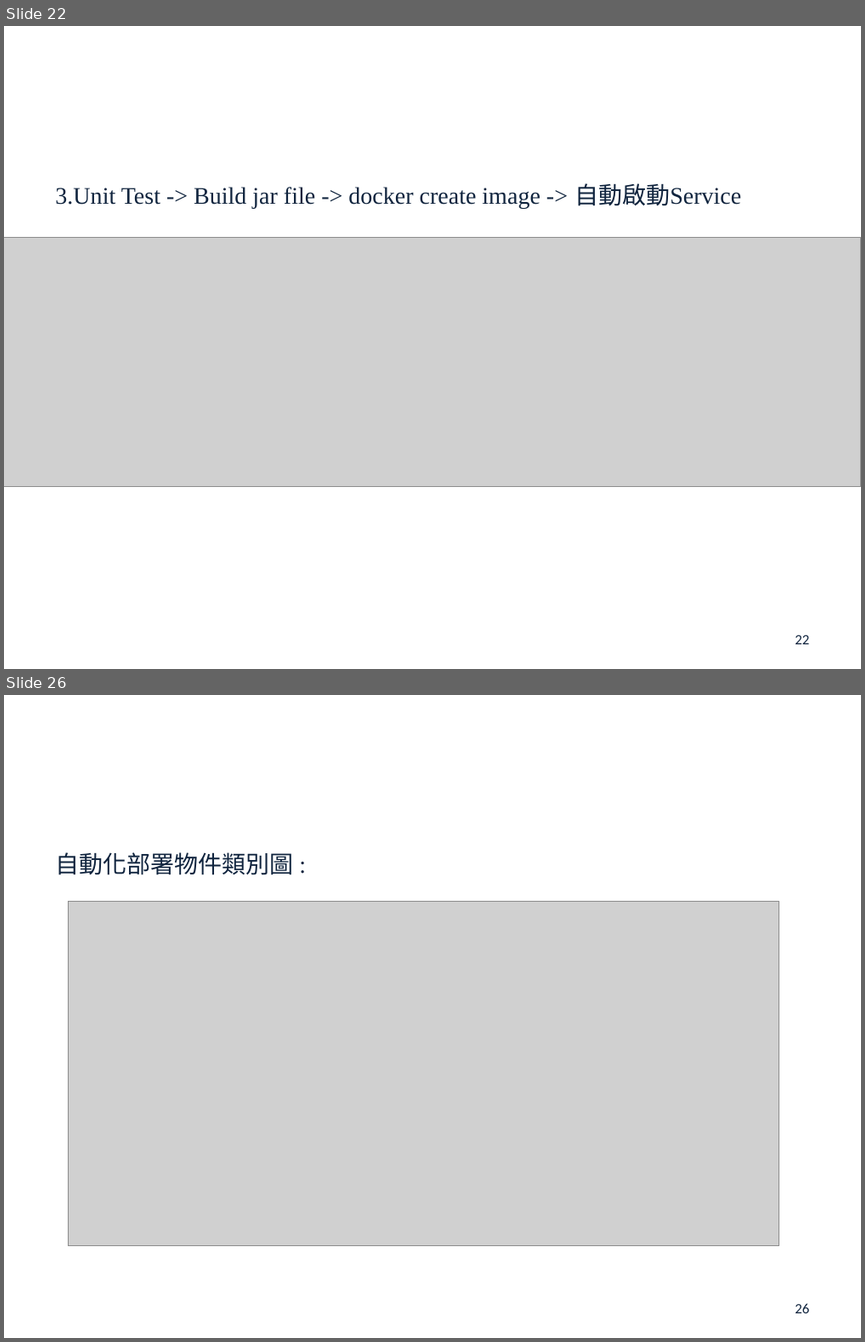
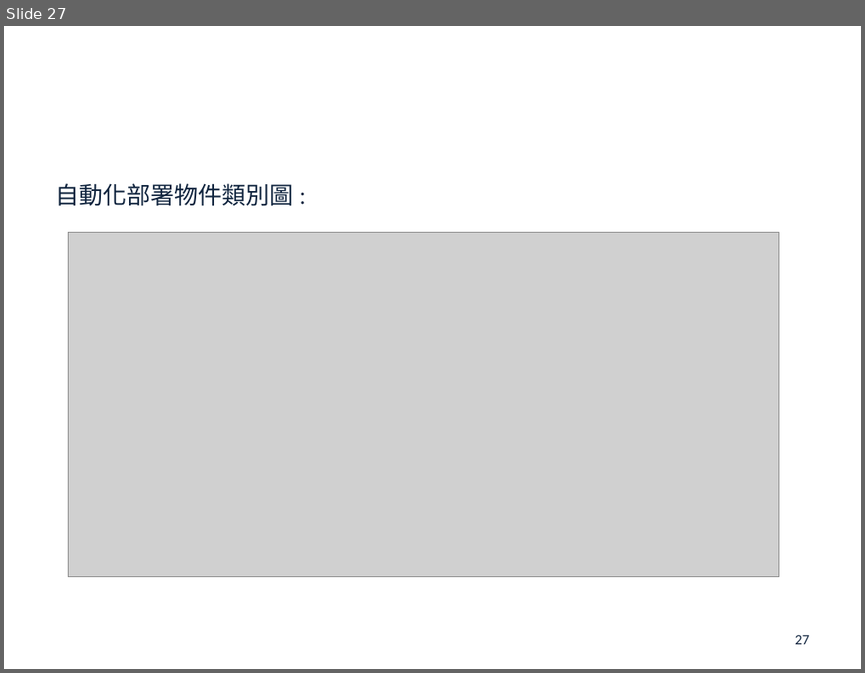
Before and after one commit to john78530/thesis, a slide deck: Oral.pptx. Shown one above the other, each under a label of ours: slides 22 and 26 before the commit, slide 27 after it; the slides between them are not shown. The pictures are 865x1342 and 865x673 pixels, drawn with LibreOffice and Linux fonts; fonts in the diff are those of the drawing; grey boxes stand for pictures; background and template pictures are left out. Boxes give left, top, right and bottom in pixels: in the first picture for what was removed or moved away, otherwise in the second. Text is boxed around its words. In the diff, an @@ line names an element or a change of style, - is before the commit and + after.

```diff
--- a/Oral.pptx
+++ b/Oral.pptx
@@ slide 22 removed at (x1=4, y1=26, x2=861, y2=669), background picture (left out) @@
@@ text removed at (x1=55, y1=183, x2=741, y2=208) @@
-3.Unit Test -> Build jar file -> docker create image -> 自動啟動Service
@@ picture removed at (x1=4, y1=238, x2=861, y2=487) @@
@@ page number removed at (x1=794, y1=635, x2=809, y2=644) @@
-22
@@ what was slide 26 is now slide 27 @@
@@ page number at (x1=794, y1=635, x2=809, y2=644): text changed @@
-26
+27
```
Also in this commit, not shown: 20 slides changed, 16 slides added, 2 other slides removed, 1 other file.
